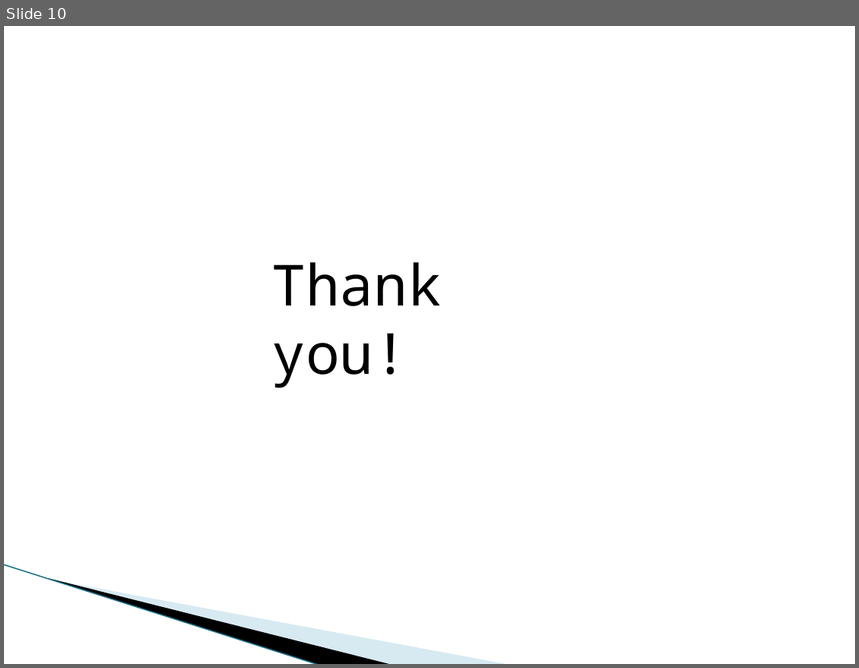
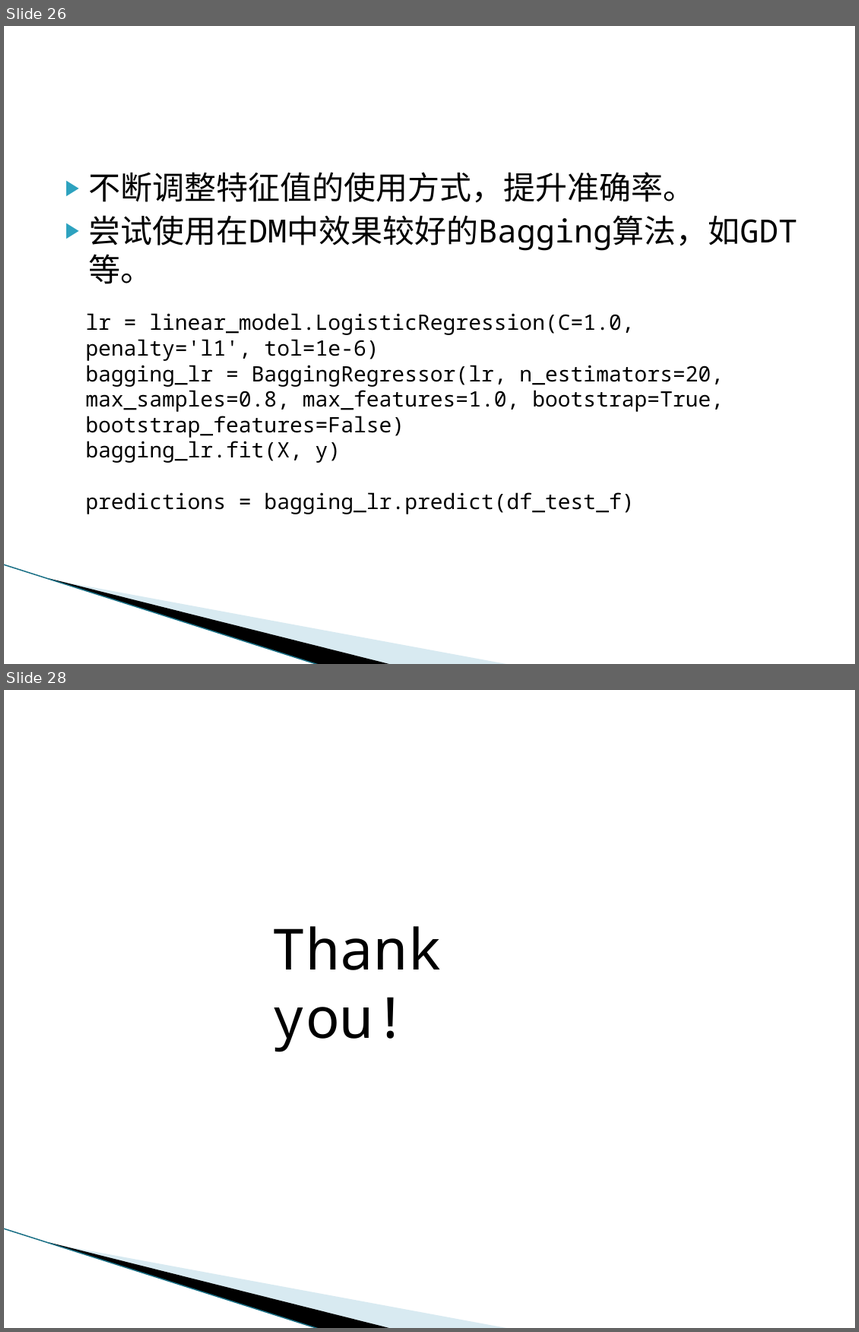
Before and after one commit to evangelist64/ml_test, a slide deck: kaggle/kaggle实战案例分享.pptx. Shown one above the other, each under a label of ours: slide 10 before the commit, slides 26 and 28 after it; the slides between them are not shown. The pictures are 859x668 and 859x1332 pixels, drawn with LibreOffice and Linux fonts; fonts in the diff are those of the drawing; background and template pictures are left out. Boxes give left, top, right and bottom in pixels: in the first picture for what was removed or moved away, otherwise in the second. Text is boxed around its words. In the diff, an @@ line names an element or a change of style, - is before the commit and + after.

Commit message:
test~~

```diff
--- a/kaggle/kaggle实战案例分享.pptx
+++ b/kaggle/kaggle实战案例分享.pptx
@@ slide 26 added at (4,26,855,664), background #FFFFFF; not listed: 3 template elements that a slide beside it also shows @@
@@ text added at (89,172,797,284), 27 pt, text #000000 @@
+▶ 不断调整特征值的使用方式，提升准确率。
+▶ 尝试使用在DM中效果较好的Bagging算法，如GDT等。
@@ text added at (85,313,724,515), 18 pt, text #000000 @@
+lr = linear_model.LogisticRegression(C=1.0, penalty='l1', tol=1e-6)
+bagging_lr = BaggingRegressor(lr, n_estimators=20, max_samples=0.8, max_features=1.0, bootstrap=True, bootstrap_features=False)
+bagging_lr.fit(X, y)
+predictions = bagging_lr.predict(df_test_f)
@@ what was slide 10 is now slide 28 @@
```
Also in this commit, not shown: 1 slide changed, 18 other slides added, 1 slide removed, 1 other file.
